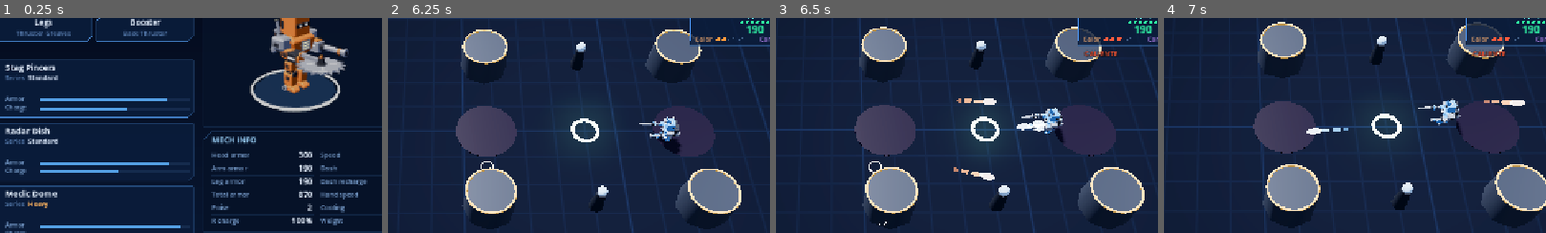
Above: before the commit, frames 1-4 (left to right).
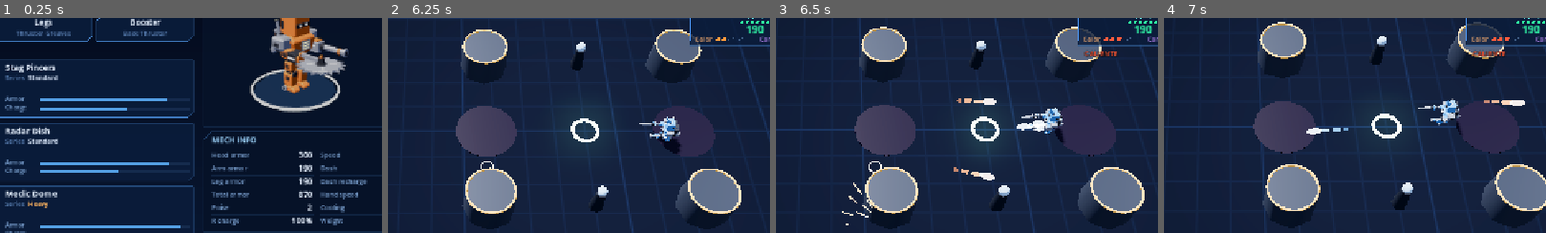
Above: after the commit, the same moments.

Repository: Vegm92/mech-duel
Game: Godot game, scene res://main.tscn
The game is run twice, just before and just after one commit, with the same random seed, the same clock (stepped at 60 frames per second) and the same inputs.
Inputs (mouse positions are % of the whole screen's width and height, from its top left):
- Up to frame 1 (0.25 s): no input
- Up to frame 2 (6.25 s): click "FIGHT (Enter / Start)" at 0.5 s; tap Enter (ui_accept) at 1.25, 1.52, 2.27, 3.5, 3.77, 4.52, 5.27 s; move the mouse to (72, 45) at 1.27 s; hold D 1.28-2.03 s; tap Tab at 1.35 s; click (72, 45) at 1.42 s; move the mouse to (30, 55) at 2.02 s; hold S 2.03-2.78 s; tap Keypad Enter at 2.1 s; move the mouse to (60, 28) at 2.77 s; hold D 2.78-3.53 s; tap L at 2.85 s; move the mouse to (45, 70) at 3.52 s; hold W 3.53-4.28 s; tap Q at 3.6 s; click (45, 70) at 3.67 s; move the mouse to (80, 65) at 4.27 s; hold A 4.28-5.78 s; tap E at 4.35 s; move the mouse to (20, 35) at 5.02 s; tap Space at 5.1 s; move the mouse to (55, 50) at 5.77 s; hold S from 5.78 s (still down); tap R at 5.85 s; click (55, 50) at 5.92 s
- Up to frame 3 (6.5 s): keep holding S
- Up to frame 4 (7 s): move the mouse to (35, 25) at 6.52 s; release S at 6.53 s; hold D from 6.53 s (still down); tap F at 6.6 s; tap Enter (ui_accept) at 6.77 s
The pictures show only the part of the screen within x 42-92%, y 15-65%; the shares and areas given below are measured in that part.

Frames 1-2 are identical in both runs. In frame 3, 0.2% of the frame differs, in the area x 17-67%, y 48-97%; in frame 4, nothing differs.

Commit message:
feat(godot): neon emp, blink, heal, crush, soak, magnet, ping and charge
The last old-style effects become Fx recipes in the crisp neon look, and
the glowing view.pop / beam / sparks helpers are removed.

Design: FX_DESIGN.md build order step 7

Co-Authored-By: Claude Opus 5.5 <noreply@anthropic.com>

Diff:
--- a/godot/src/fx.gd
+++ b/godot/src/fx.gd
@@ -20,6 +20,16 @@
 const DASH := {"every": 3, "ghost_secs": 0.22, "ghost_alpha": 0.4}
 const RIPPLE := {"panel": 1.25, "face": 1.33, "y": 1.05, "r": 0.75, "secs": 0.22, "card": 0.55, "card_secs": 0.07, "broke": 1.7}
 const HOOKED := {"flash": 0.4, "star": 1.4, "ring": 1.1, "secs": 0.18}
+const EMP := {"flash": 0.5, "star": 1.8, "secs": 0.35, "inner": 0.8, "band": 0.97, "zap": 0.9}
+const BLINK := {"ring": 1.4, "secs": 0.25, "w": 0.3, "flash": 0.35}
+const HEAL := {"ring": 1.3, "secs": 0.4, "y": 1.6}
+const SOAK := {"flash": 0.3, "star": 0.9, "ring": 1.1, "secs": 0.18}
+const MAGNET := {"w": 0.18, "secs": 0.2}
+const CRUSH := {"r": 2.2, "c": Color(1.0, 0.86, 0.66)}
+const PING := {"flash": 0.18, "star": 0.6, "secs": 0.06, "spread": 50.0}
+const CHARGE := {"ring": 1.8, "max_secs": 0.5, "spikes": 0.9}
+const VOID_C := Color8(205, 125, 255)
+const HEAL_C := Color8(90, 255, 150)
 const KICK := {"hit": 1.6, "decay": 14.0, "freq": 42.0}
 const RIBBON := {"steps": 12, "y": 0.07, "edge": 1.2, "tail": 1.2, "head": 0.4, "tip": 0.35, "fade": 0.35, "hot": 0.1, "gain": 1.0}
 const SMOKE := {"step": 0.35, "per": 0.8, "spread": 0.75, "size": Vector2(0.4, 0.75), "grow": 18.0, "swell": 0.35, "rise": 0.7, "fade_in": 6.0, "fade_out": 0.35, "greys": [0.42, 0.34, 0.27], "alpha": 0.65, "gain": 1.3, "segs": 24}
@@ -187,11 +197,14 @@
 	"wreck_smoke": {"mesh": "puff", "ramp": "smoke_dark", "n": Vector2(28, 28), "speed": Vector2(0.8, 2.0), "life": 1.8, "spread": 20.0, "gravity": 0.8, "damp": 0.5, "grow": 2.0},
 	"shield_sparks": {"mesh": "needle_s", "ramp": "shield", "n": Vector2(4, 12), "speed": Vector2(6, 14), "life": 0.2, "spread": 40.0, "gravity": 0.0, "damp": 30.0, "align": true, "shrink": true, "add": true},
 	"hook_sparks": {"mesh": "needle_s", "ramp": "spark", "n": Vector2(10, 10), "speed": Vector2(6, 14), "life": 0.22, "spread": 180.0, "gravity": 0.0, "damp": 26.0, "align": true, "shrink": true, "add": true},
+	"emp_sparks": {"mesh": "needle_s", "ramp": "shield", "n": Vector2(24, 24), "speed": Vector2(8, 18), "life": 0.3, "spread": 180.0, "gravity": 0.0, "damp": 22.0, "align": true, "shrink": true, "add": true},
+	"void_sparks": {"mesh": "needle_s", "ramp": "void", "n": Vector2(14, 14), "speed": Vector2(6, 14), "life": 0.25, "spread": 180.0, "gravity": 0.0, "damp": 24.0, "align": true, "shrink": true, "add": true},
+	"heal_squares": {"mesh": "square", "ramp": "heal", "n": Vector2(12, 12), "speed": Vector2(1.5, 3.0), "life": 0.9, "spread": 45.0, "gravity": 2.5, "damp": 2.0, "spin": 180.0, "sphere": 0.8, "add": true},
 	"missile_trail": {"mesh": "puff_s", "ramp": "smoke_thin", "n": Vector2(48, 48), "speed": Vector2(1, 2), "life": 0.55, "spread": 15.0, "gravity": 0.6, "damp": 3.0, "grow": 2.5},
 }
 const MESHES := {
 	"needle": [Vector3(0.08, 0.9, 0.08), 0], "needle_s": [Vector3(0.065, 0.55, 0.065), 0],
-	"chip": [Vector3(0.14, 0.14, 0.14), 0], "chunk": [Vector3(0.26, 0.18, 0.22), 0], "puff": [0.42, 20], "puff_s": [0.2, 16], "fireball": [0.42, 24],
+	"chip": [Vector3(0.14, 0.14, 0.14), 0], "square": [Vector3(0.26, 0.04, 0.26), 0], "chunk": [Vector3(0.26, 0.18, 0.22), 0], "puff": [0.42, 20], "puff_s": [0.2, 16], "fireball": [0.42, 24],
 }
 const RAMPS := {
 	"spark": [Color8(255, 240, 180), Color8(255, 190, 80), Color8(255, 120, 40), Color8(255, 90, 30, 0)],
@@ -206,6 +219,8 @@
 	"laser": [Color8(255, 170, 190), Color8(255, 80, 120), Color8(255, 60, 100, 0)],
 	"arc": [Color8(200, 230, 255), Color8(120, 200, 255), Color8(80, 150, 255, 0)],
 	"lance": [Color8(255, 225, 160), Color8(255, 190, 90), Color8(255, 140, 50, 0)],
+	"void": [Color8(240, 210, 255), Color8(205, 125, 255), Color8(150, 80, 255, 0)],
+	"heal": [Color8(200, 255, 215), Color8(90, 255, 150), Color8(60, 220, 120, 0)],
 	"rail": [Color8(190, 250, 255), Color8(120, 240, 255), Color8(80, 200, 255, 0)],
 }
 
@@ -315,8 +330,8 @@
 		fade(bar(parent, p, Mech.box(Vector3.ONE), Color.WHITE, Vector3(ln * 0.6, 0.03, 0.035), rot), secs, Vector3(ln * 0.9, 0.01, 0.01), Tween.EASE_OUT)
 
 
-static func ring(parent: Node3D, p: Vector3, r0: float, r1: float, secs: float, c: Color, flat := 0.3) -> void:
-	fade(bar(parent, p, Mech.ring(0.9, 1.0), c, Vector3(r0, flat, r0)), secs, Vector3(r1, flat, r1), Tween.EASE_OUT)
+static func ring(parent: Node3D, p: Vector3, r0: float, r1: float, secs: float, c: Color, flat := 0.3, inner := 0.9) -> void:
+	fade(bar(parent, p, Mech.ring(inner, 1.0), c, Vector3(r0, flat, r0)), secs, Vector3(r1, flat, r1), Tween.EASE_OUT)
 
 
 static func emitter(L: Dictionary, t := 1.0, k := 1.0, g: Gradient = null) -> CPUParticles3D:
@@ -603,6 +618,67 @@
 	burst(parent, p, back, LAYERS.dash_streaks, 1.0, 1.0, tint(c))
 	burst(parent, Vector3(f.x, 0.15, f.y), back, LAYERS.dash_dust)
 
+
+static func emp(parent: Node3D, f: Dictionary, inside: Array) -> void:
+	var p := Vector3(f.x, 1.05, f.y)
+	var ground := Vector3(f.x, 0.08, f.y)
+	flash(parent, p, EMP.flash, 0.06)
+	star(parent, p, EMP.star, HIT.star_secs * 1.5, SHIELD_C)
+	ring(parent, ground, 0.4, f.r, EMP.secs, SHIELD_C, 0.3, EMP.band)
+	ring(parent, ground, 0.3, f.r * EMP.inner, EMP.secs * 0.8, Color.WHITE, 0.3, EMP.band)
+	burst(parent, p, Vector3.UP, LAYERS.emp_sparks)
+	for q in inside:
+		star(parent, q, EMP.zap, HIT.star_secs, SHIELD_C)
+		burst(parent, q, Vector3.UP, LAYERS.shield_sparks)
+
+
+static func blink(parent: Node3D, f: Dictionary) -> void:
+	var a := Vector3(f.x, 1.05, f.y)
+	var b := Vector3(f.x2, 1.05, f.y2)
+	ring(parent, Vector3(f.x, 0.08, f.y), BLINK.ring, 0.1, BLINK.secs, VOID_C)
+	flash(parent, a, BLINK.flash, 0.05, VOID_C.lightened(0.6))
+	burst(parent, a, Vector3.UP, LAYERS.void_sparks)
+	ray(parent, {"x1": f.x, "y1": f.y, "x2": f.x2, "y2": f.y2}, BLINK.w, "void", BLINK.secs)
+	ring(parent, Vector3(f.x2, 0.08, f.y2), 0.2, BLINK.ring, BLINK.secs, VOID_C)
+	ring(parent, b, 0.1, BLINK.ring * 0.6, BLINK.secs * 0.7, Color.WHITE)
+
+
+static func heal(parent: Node3D, f: Dictionary) -> void:
+	var ground := Vector3(f.x, 0.08, f.y)
+	ring(parent, ground, 0.3, HEAL.ring, HEAL.secs, HEAL_C)
+	ring(parent, ground, 0.2, HEAL.ring * 0.6, HEAL.secs * 0.7, Color.WHITE)
+	burst(parent, Vector3(f.x, HEAL.y, f.y), Vector3.UP, LAYERS.heal_squares)
+
+
+static func soak(parent: Node3D, f: Dictionary) -> void:
+	var p := Vector3(f.x, 1.05, f.y)
+	flash(parent, p, SOAK.flash, 0.05, SHIELD_C.lightened(0.6))
+	star(parent, p, SOAK.star, SOAK.secs * 0.6, SHIELD_C)
+	ring(parent, p, 0.3, SOAK.ring, SOAK.secs, SHIELD_C)
+	burst(parent, p, Vector3.UP, LAYERS.shield_sparks)
+
+
+static func magnet(parent: Node3D, f: Dictionary) -> void:
+	ray(parent, f, MAGNET.w, "void", MAGNET.secs)
+
+
+static func crush(parent: Node3D, marks: Node3D, f: Dictionary) -> void:
+	land(parent, marks, {"x": f.x, "y": f.y, "r": CRUSH.r}, CRUSH.c)
+
+
+static func ping(parent: Node3D, f: Dictionary) -> void:
+	var p := Vector3(f.x, 1.05, f.y)
+	flash(parent, p, PING.flash, PING.secs)
+	star(parent, p, PING.star, PING.secs, Color8(255, 190, 80))
+	burst(parent, p, Vector3(-cos(f.a), 0.2, -sin(f.a)), LAYERS.hit_sparks, 0.0).spread = PING.spread
+
+
+static func charge(parent: Node3D, f: Dictionary, c: Color) -> void:
+	var ground := Vector3(f.x, 0.08, f.y)
+	var secs := minf(f.t / 60.0, CHARGE.max_secs)
+	ring(parent, ground, CHARGE.ring, 0.3, secs, c)
+	ring(parent, ground, CHARGE.ring * 0.7, 0.2, secs * 0.8, Color.WHITE)
+	on_ring(burst(parent, ground, Vector3.UP, LAYERS.land_spikes, 1.0, 1.0, tint(c)), CHARGE.ring * CHARGE.spikes)
 
 static func ghost(parent: Node3D, mech: Node3D, c: Color) -> void:
 	if not mech.has_meta("ghosts"):
--- a/godot/src/view.gd
+++ b/godot/src/view.gd
@@ -615,50 +615,10 @@
 	return Color8(197, 139, 255)
 
 
-func fx_node(n: Node3D, secs: float, grow := 1.0) -> void:
-	n.physics_interpolation_mode = Node.PHYSICS_INTERPOLATION_MODE_OFF
-	if n.get_parent() == null:
-		add_child(n)
-	var tw := n.create_tween().set_parallel()
-	if n is GeometryInstance3D:
-		tw.tween_property(n, "transparency", 1.0, secs)
-	if grow != 1.0:
-		tw.tween_property(n, "scale", n.scale * grow, secs).set_ease(Tween.EASE_OUT).set_trans(Tween.TRANS_QUAD)
-	tw.chain().tween_callback(n.queue_free)
-
-
-func one(mesh: Mesh, m: Material, pos: Vector3, scale_ := Vector3.ONE, rot := Vector3.ZERO) -> MeshInstance3D:
-	var mi := MeshInstance3D.new()
-	mi.mesh = mesh
-	mi.material_override = m
-	mi.position = pos
-	mi.rotation = rot
-	mi.scale = scale_
-	mi.cast_shadow = GeometryInstance3D.SHADOW_CASTING_SETTING_OFF
-	return mi
-
-
-func sparks(p: Vector3, c: Color, n: int, speed: float, life := 0.45) -> void:
-	var s := CPUParticles3D.new()
-	s.physics_interpolation_mode = Node.PHYSICS_INTERPOLATION_MODE_OFF
-	s.one_shot = true
-	s.explosiveness = 1.0
-	s.amount = n
-	s.lifetime = life
-	s.mesh = Mech.box(Vector3(0.09, 0.09, 0.09))
-	s.material_override = Mech.glow(c, 5.0)
-	s.direction = Vector3.UP
-	s.spread = 85.0
-	s.initial_velocity_min = speed * 0.4
-	s.initial_velocity_max = speed
-	s.gravity = Vector3(0, -14, 0)
-	s.scale_amount_min = 0.5
-	s.scale_amount_max = 1.3
-	s.position = p
-	s.cast_shadow = GeometryInstance3D.SHADOW_CASTING_SETTING_OFF
-	add_child(s)
-	s.emitting = true
-	s.finished.connect(s.queue_free)
+
+
+
+
 
 
 func number(p: Vector3, text: String, c: Color, size: int) -> void:
@@ -683,24 +643,12 @@
 	tw.chain().tween_callback(Fx.park.bind(l, labels))
 
 
-func beam(x1: float, y1: float, x2: float, y2: float, w: float, c: Color, secs: float, energy := 5.0) -> void:
-	var d := Vector2(x2 - x1, y2 - y1)
-	var mi := one(Mech.box(Vector3(1, 1, 1)), Mech.glow(c, energy, 0.9), Vector3((x1 + x2) / 2.0, 1.05, (y1 + y2) / 2.0), Vector3(d.length(), w * 0.5, w), Vector3(0, -d.angle(), 0))
-	fx_node(mi, secs)
-
-
-func pop(p: Vector3, r: float, c: Color, secs: float, flat := true) -> void:
-	var mi: MeshInstance3D
-	if flat:
-		mi = one(Mech.ring(0.85, 1.0), Mech.glow(c, 4.0, 0.9), p, Vector3(r, 1, r))
-	else:
-		mi = one(Mech.ball(1.0, 16), Mech.glow(c, 4.0, 0.7), p, Vector3.ONE * r * 0.35)
-	fx_node(mi, secs, 1.6 if flat else 2.8)
+
+
 
 
 func spawn(state: Dictionary, f: Dictionary) -> void:
 	var p := Vector3(f.get("x", 0.0), 1.0, f.get("y", 0.0))
-	var ground := Vector3(p.x, 0.08, p.z)
 	match f.k:
 		"hit":
 			var head: bool = f.get("head", false)
@@ -747,23 +695,27 @@
 			Fx.land(self, marks, f, Mech.TEAM[team_of(state, f.id)])
 			shake = maxf(shake, 0.25)
 		"emp":
-			pop(p, f.r, Color8(130, 190, 255), 0.4, false)
+			var inside := []
+			for m in state.mechs:
+				if m.id != f.id and not m.ko and Vector2(m.x - f.x, m.y - f.y).length() <= f.r:
+					inside.append(Vector3(m.x, 1.05, m.y))
+			Fx.emp(self, f, inside)
 		"blink":
-			beam(f.x, f.y, f.x2, f.y2, 0.4, Color8(205, 125, 255), 0.3)
+			Fx.blink(self, f)
 		"heal", "pickup":
-			pop(ground, 1.3, Color8(90, 255, 150), 0.45)
+			Fx.heal(self, f)
 			if f.k == "heal":
 				number(p + Vector3(0, 1.3, 0), "+%d" % int(f.n), Color8(120, 255, 170), 60)
 		"hooked":
 			Fx.hooked(self, f, Mech.TEAM[team_of(state, f.by)])
 		"soak":
-			pop(p, 1.1, Color8(150, 200, 255), 0.25)
+			Fx.soak(self, f)
 		"magnet":
-			beam(f.x1, f.y1, f.x2, f.y2, 0.18, Color8(205, 125, 255), 0.3)
+			Fx.magnet(self, f)
 		"crush":
-			sparks(ground, Color8(200, 190, 170), 24, 6.0)
+			Fx.crush(self, marks, f)
 			shake = maxf(shake, 0.3)
 		"ping":
-			sparks(p, Color8(255, 230, 180), 5, 3.0, 0.25)
+			Fx.ping(self, f)
 		"charge":
-			pop(ground, 1.8, Mech.TEAM_LIGHT[team_of(state, f.id)], 0.5)
+			Fx.charge(self, f, Mech.TEAM[team_of(state, f.id)])
Not shown, changed: CLAUDE.md
Not shown, changed: FX_DESIGN.md
